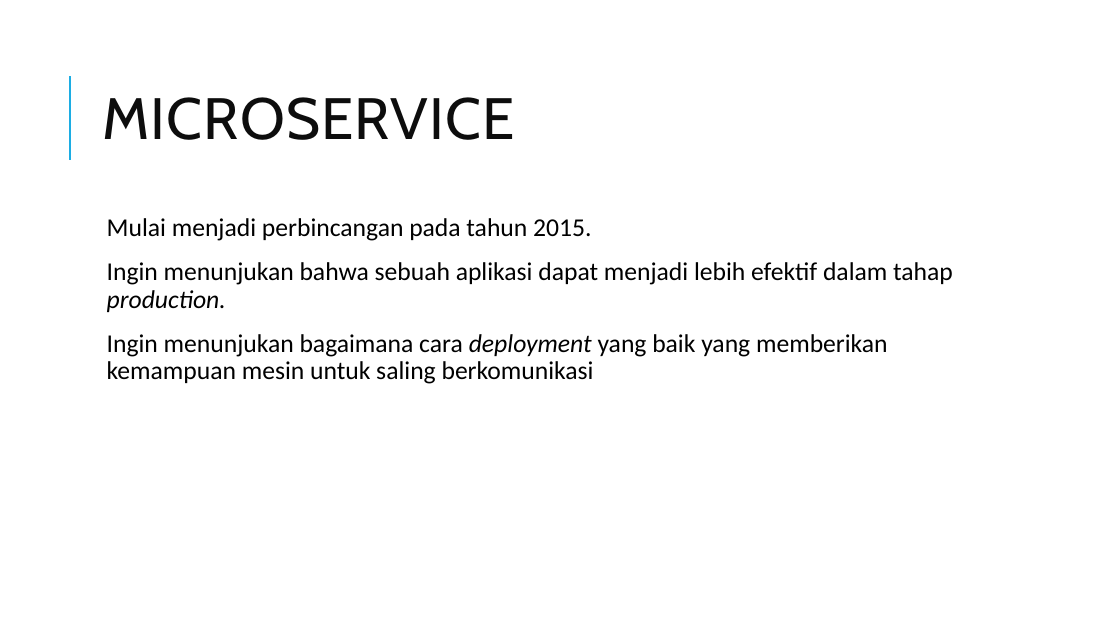
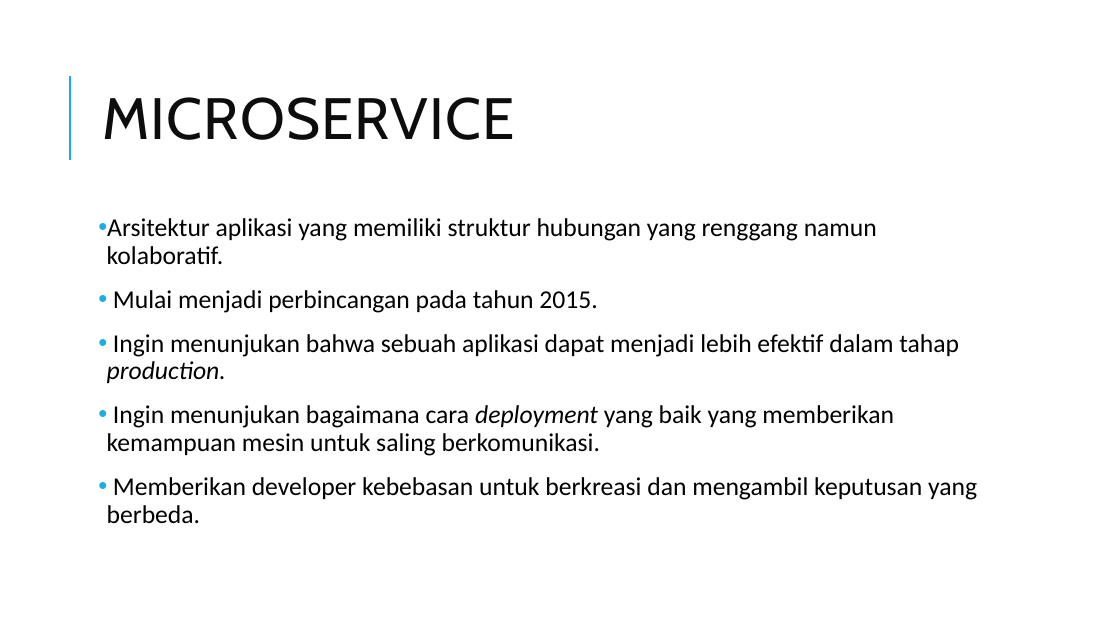
Before and after one commit to edriclaksaputra/tugasakhir, a slide deck: slide 6 of PPT.pptx (slide 7 before the commit). Drawn at 1120x630 pixels with LibreOffice and Linux fonts; fonts in the diff are those of the drawing. Boxes give left, top, right and bottom in pixels: in the first picture for what was removed or moved away, otherwise in the second. Text is boxed around its words. In the diff, an @@ line names an element or a change of style, - is before the commit and + after.

```diff
--- a/PPT.pptx
+++ b/PPT.pptx
@@ text at [107,218,877,264]: paragraph added @@
+• Arsitektur aplikasi yang memiliki struktur hubungan yang renggang namun kolaboratif.
@@ text at [107,290,959,383]: bullet   to • @@
@@ text at [107,405,977,523]: text changed @@
-  Ingin menunjukan bagaimana cara deployment yang baik yang memberikan kemampuan mesin untuk saling berkomunikasi
+• Ingin menunjukan bagaimana cara deployment yang baik yang memberikan kemampuan mesin untuk saling berkomunikasi.
+• Memberikan developer kebebasan untuk berkreasi dan mengambil keputusan yang berbeda.
```
Also in this commit, not shown: 8 other slides changed, 1 slide added, 2 slides removed, 6 other files.
